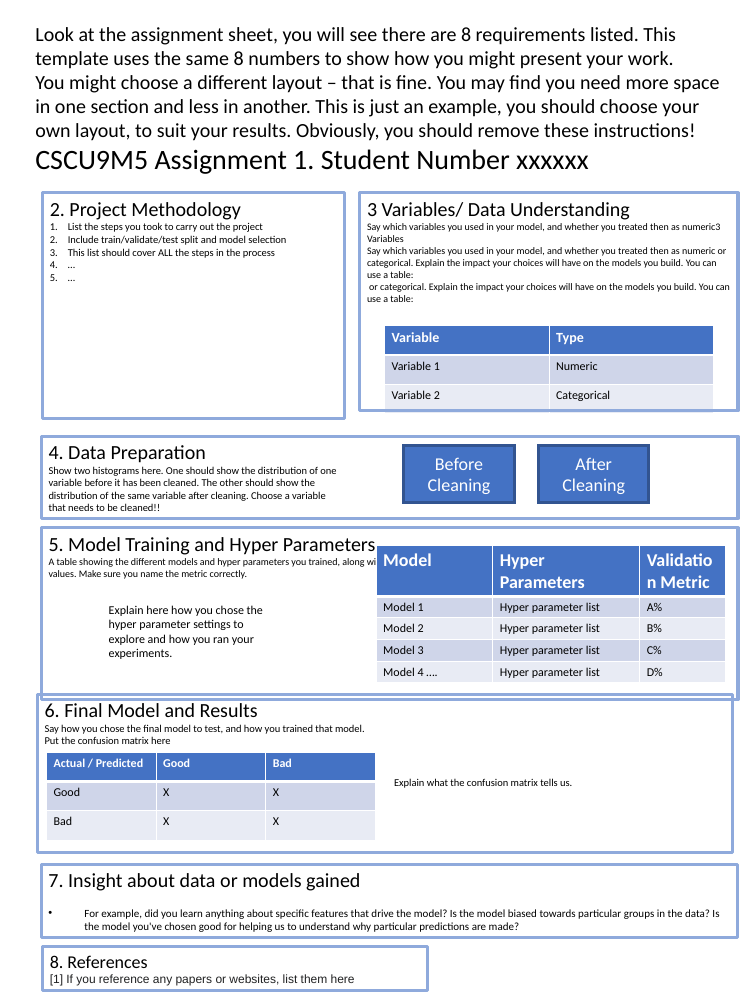
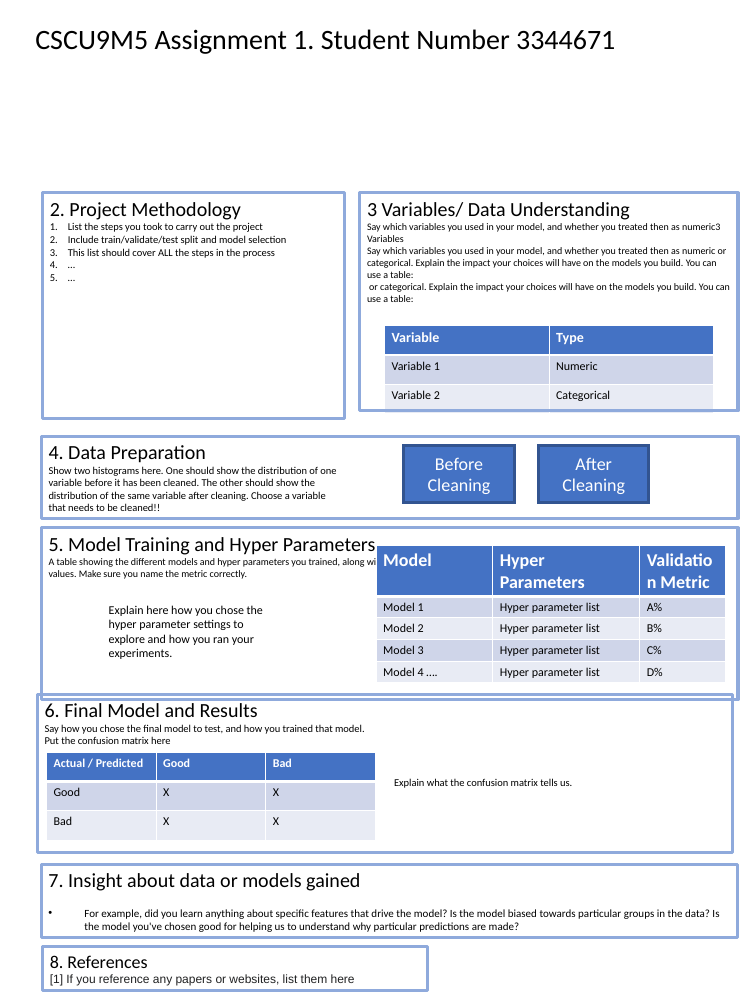
Before and after one commit to muniir28ahmed/M5-Assignment, a slide deck: slide 2 of ExampleAssignmentTemplate.pptx. Drawn at 756x1008 pixels with LibreOffice and Linux fonts; fonts in the diff are those of the drawing. Boxes give left, top, right and bottom in pixels: in the first picture for what was removed or moved away, otherwise in the second. Text is boxed around its words. In the diff, an @@ line names an element or a change of style, - is before the commit and + after.

Commit message:
updated the poster

```diff
--- a/ExampleAssignmentTemplate.pptx
+++ b/ExampleAssignmentTemplate.pptx
@@ text at [35, 29, 615, 54]: text changed; size 20 to 28 pt @@
-Look at the assignment sheet, you will see there are 8 requirements listed. This template uses the same 8 numbers to show how you might present your work.
-You might choose a different layout – that is fine. You may find you need more space in one section and less in another. This is just an example, you should choose your own layout, to suit your results. Obviously, you should remove these instructions!
-CSCU9M5 Assignment 1. Student Number xxxxxx
+CSCU9M5 Assignment 1. Student Number 3344671
```
Also in this commit, not shown: 1 other slide changed, 2 other files.
